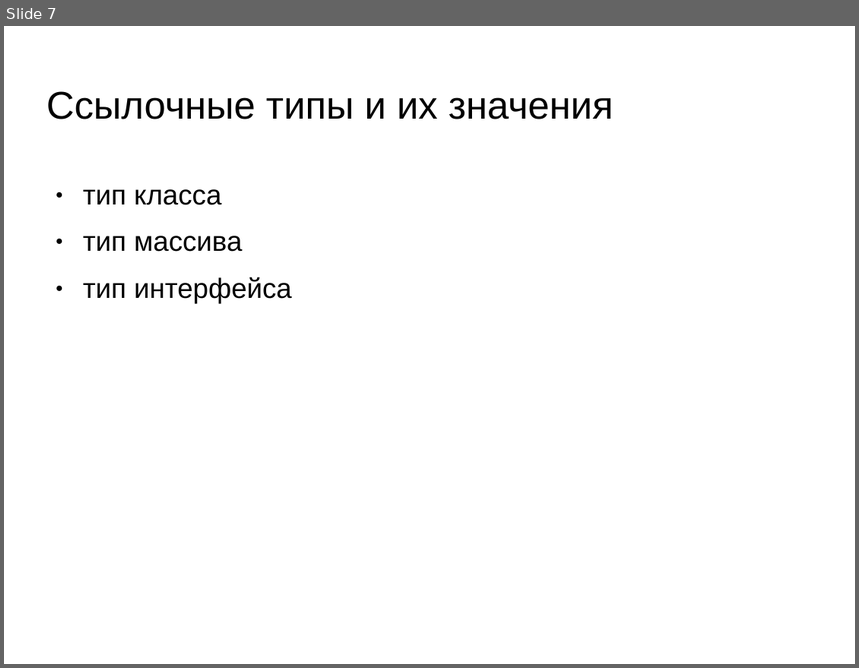
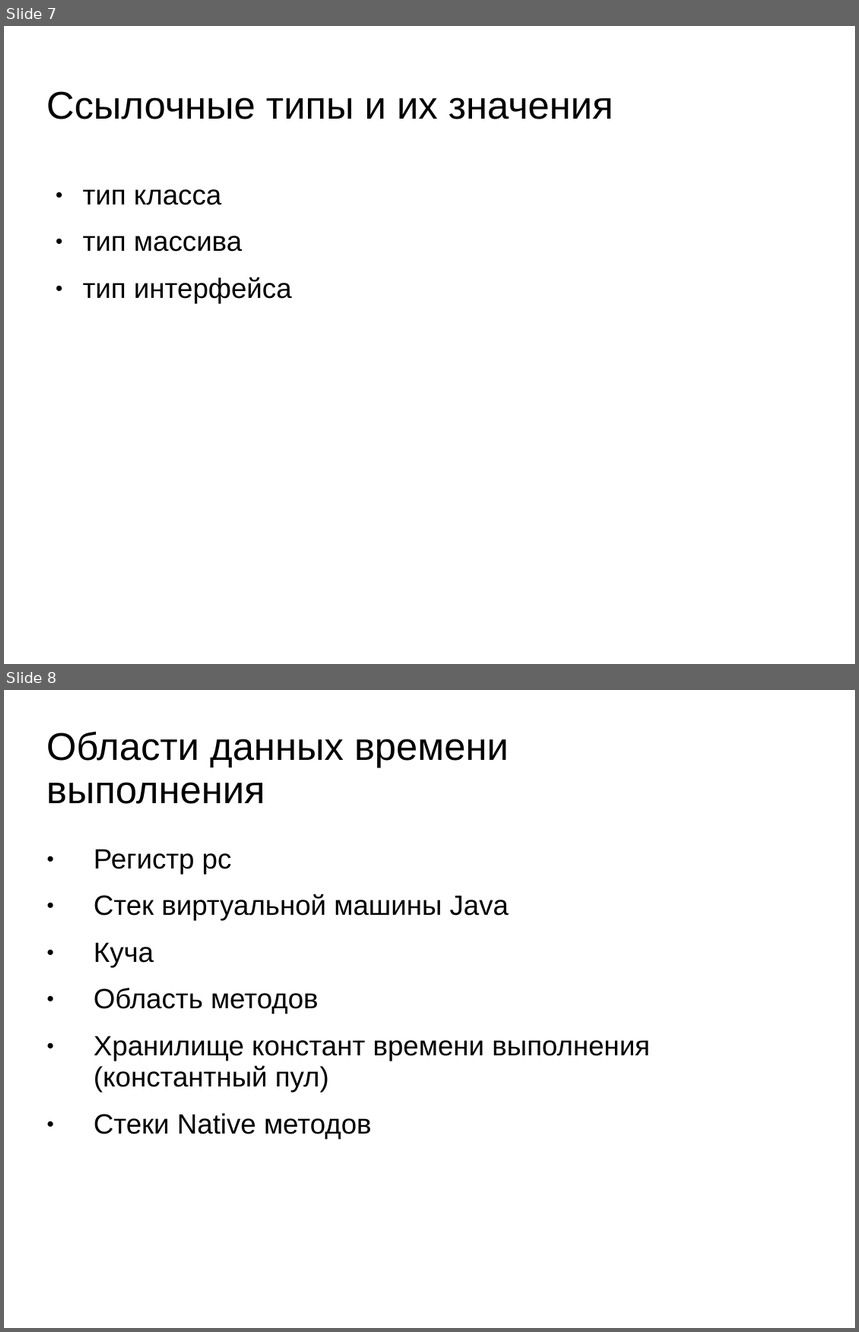
Before and after one commit to oleksiy-sayankin/javacogito, a slide deck: JVMSpec/presentation-jvm7.ppt. Shown one above the other, each under a label of ours: slide 7 before the commit, slides 7 and 8 after it. The pictures are 859x668 and 859x1332 pixels, drawn with LibreOffice and Linux fonts; fonts in the diff are those of the drawing; background and template pictures are left out. Boxes give left, top, right and bottom in pixels: in the first picture for what was removed or moved away, otherwise in the second. Text is boxed around its words. In the diff, an @@ line names an element or a change of style, - is before the commit and + after.

```diff
--- a/JVMSpec/presentation-jvm7.ppt
+++ b/JVMSpec/presentation-jvm7.ppt
@@ slide 8 added at (4, 690, 855, 1328), background picture (left out) @@
@@ title added at (47, 731, 509, 804), 36 pt, text #000000 @@
+Области данных времени выполнения
@@ text added at (94, 849, 650, 1139), 26 pt, text #000000 @@
+● Регистр pc
+● Стек виртуальной машины Java
+● Куча
+● Область методов
+● Хранилище констант времени выполнения (константный пул)
+● Стеки Native методов
```
Also in this commit, not shown: 7 other slides added.
